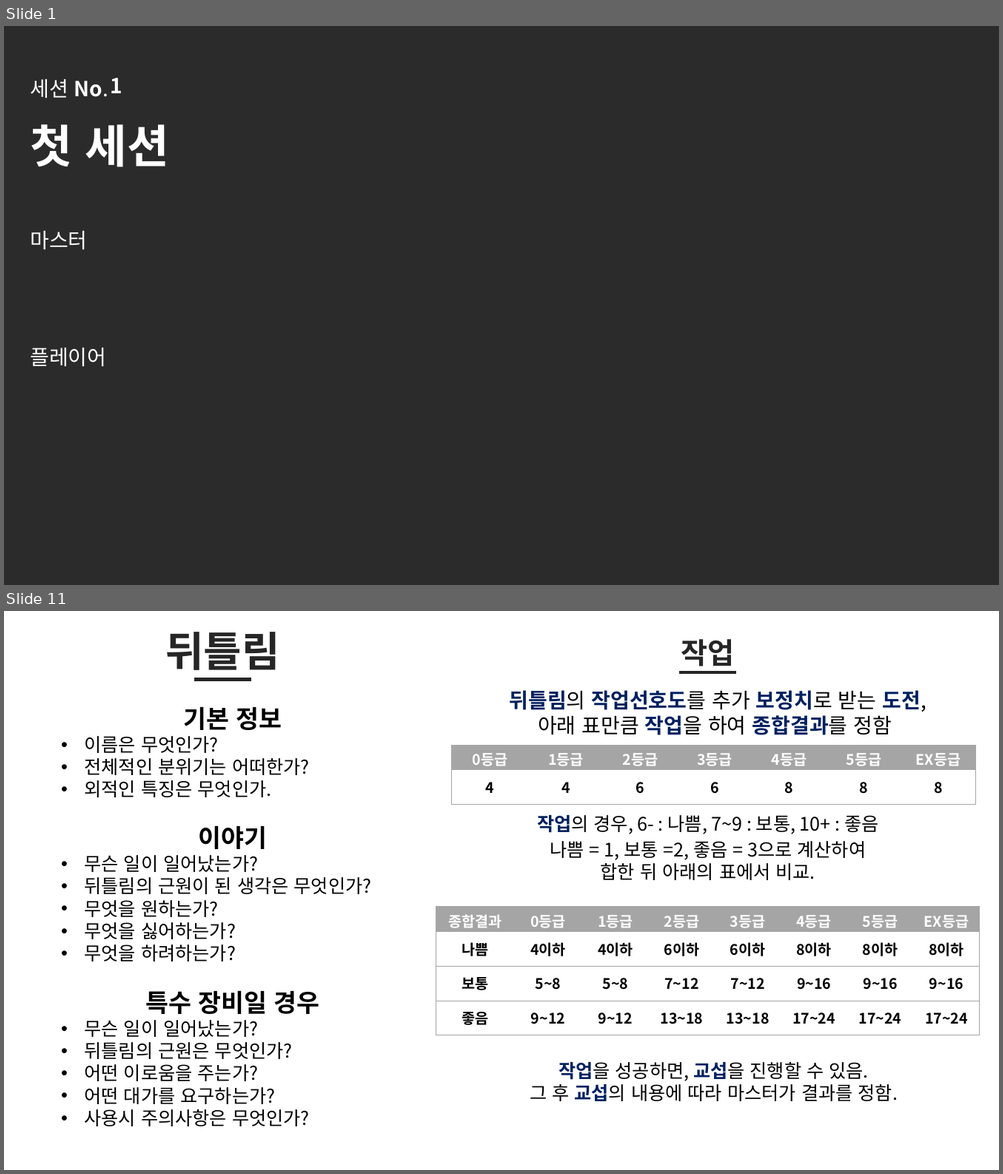
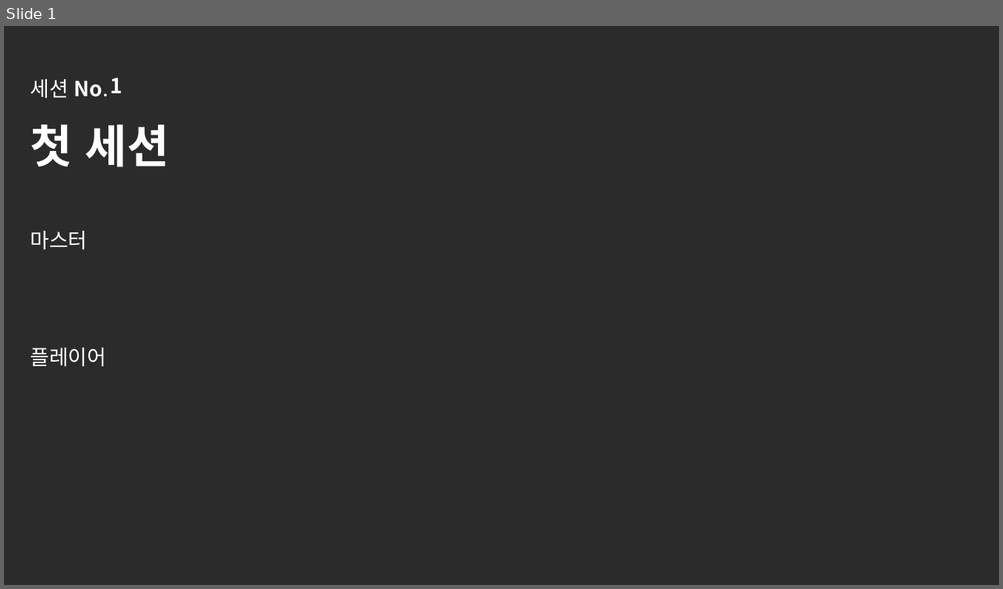
Before and after one commit to helloing0119/lobotomytrpg, a slide deck: 롭티알_진행.pptx. Shown one above the other, each under a label of ours: slides 1 and 11 before the commit, slide 1 after it; the slides between them are not shown. The pictures are 1003x1174 and 1003x589 pixels, drawn with LibreOffice and Linux fonts; fonts in the diff are those of the drawing; background and template pictures are left out; a plain dark background stands for a picture behind light text. Boxes give left, top, right and bottom in pixels: in the first picture for what was removed or moved away, otherwise in the second. Text is boxed around its words. In the diff, an @@ line names an element or a change of style, - is before the commit and + after.

```diff
--- a/롭티알_진행.pptx
+++ b/롭티알_진행.pptx
@@ slide 11 removed at bbox=[4, 611, 999, 1170], background #FFFFFF @@
@@ text removed at bbox=[165, 632, 279, 670] @@
-뒤틀림
@@ text removed at bbox=[681, 639, 734, 672] @@
-작업
@@ line removed from (679, 673) to (737, 673) @@
@@ line removed from (194, 680) to (252, 680) @@
@@ text removed at bbox=[509, 690, 925, 735] @@
-뒤틀림의 작업선호도를 추가 보정치로 받는 도전,
-아래 표만큼 작업을 하여 종합결과를 정함
@@ text removed at bbox=[85, 707, 372, 962] @@
-기본 정보
-• 이름은 무엇인가?
-• 전체적인 분위기는 어떠한가?
-• 외적인 특징은 무엇인가.
-이야기
-• 무슨 일이 일어났는가?
-• 뒤틀림의 근원이 된 생각은 무엇인가?
-• 무엇을 원하는가?
-• 무엇을 싫어하는가?
-• 무엇을 하려하는가?
@@ table removed at bbox=[452, 744, 976, 804], 2 rows, 7 columns @@
-0등급 | 1등급 | 2등급 | 3등급 | 4등급 | 5등급 | EX등급
-4 | 4 | 6 | 6 | 8 | 8 | 8
@@ text removed at bbox=[537, 815, 878, 834] @@
-작업의 경우, 6- : 나쁨, 7~9 : 보통, 10+ : 좋음
@@ text removed at bbox=[549, 841, 866, 880] @@
-나쁨 = 1, 보통 =2, 좋음 = 3으로 계산하여
-합한 뒤 아래의 표에서 비교.
@@ table removed at bbox=[436, 906, 982, 1036], 4 rows, 8 columns @@
-종합결과 | 0등급 | 1등급 | 2등급 | 3등급 | 4등급 | 5등급 | EX등급
-나쁨 | 4이하 | 4이하 | 6이하 | 6이하 | 8이하 | 8이하 | 8이하
-보통 | 5~8 | 5~8 | 7~12 | 7~12 | 9~16 | 9~16 | 9~16
-좋음 | 9~12 | 9~12 | 13~18 | 13~18 | 17~24 | 17~24 | 17~24
@@ text removed at bbox=[85, 991, 320, 1127] @@
-특수 장비일 경우
-• 무슨 일이 일어났는가?
-• 뒤틀림의 근원은 무엇인가?
-• 어떤 이로움을 주는가?
-• 어떤 대가를 요구하는가?
-• 사용시 주의사항은 무엇인가?
@@ text removed at bbox=[529, 1062, 897, 1102] @@
-작업을 성공하면, 교섭을 진행할 수 있음.
-그 후 교섭의 내용에 따라 마스터가 결과를 정함.
```
Also in this commit, not shown: 2 slides added, 1 other slide removed, 28 other files.
